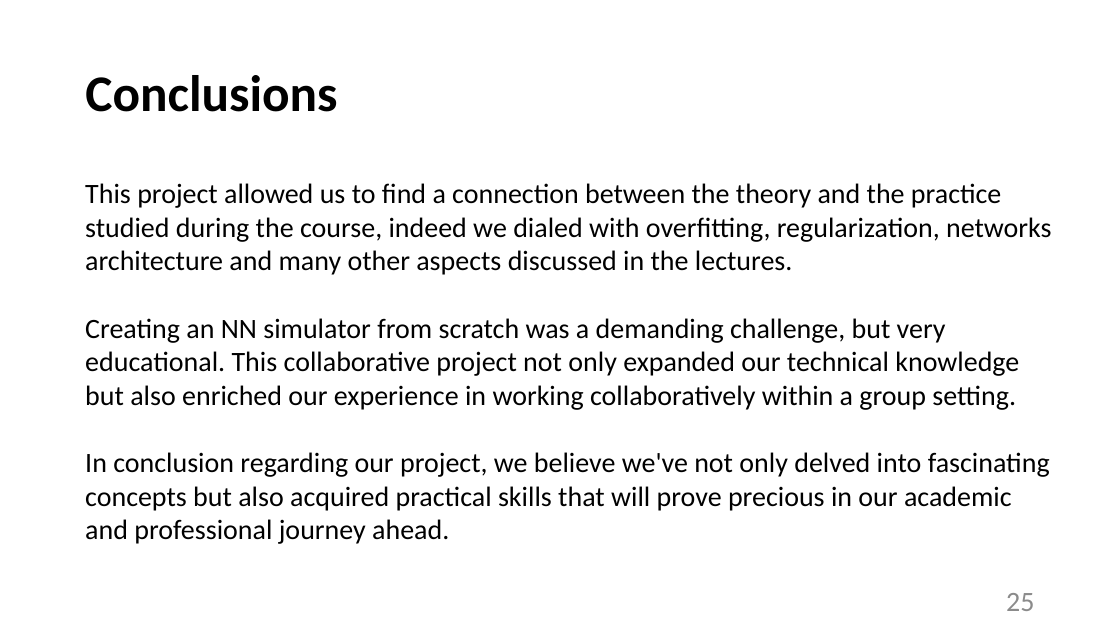
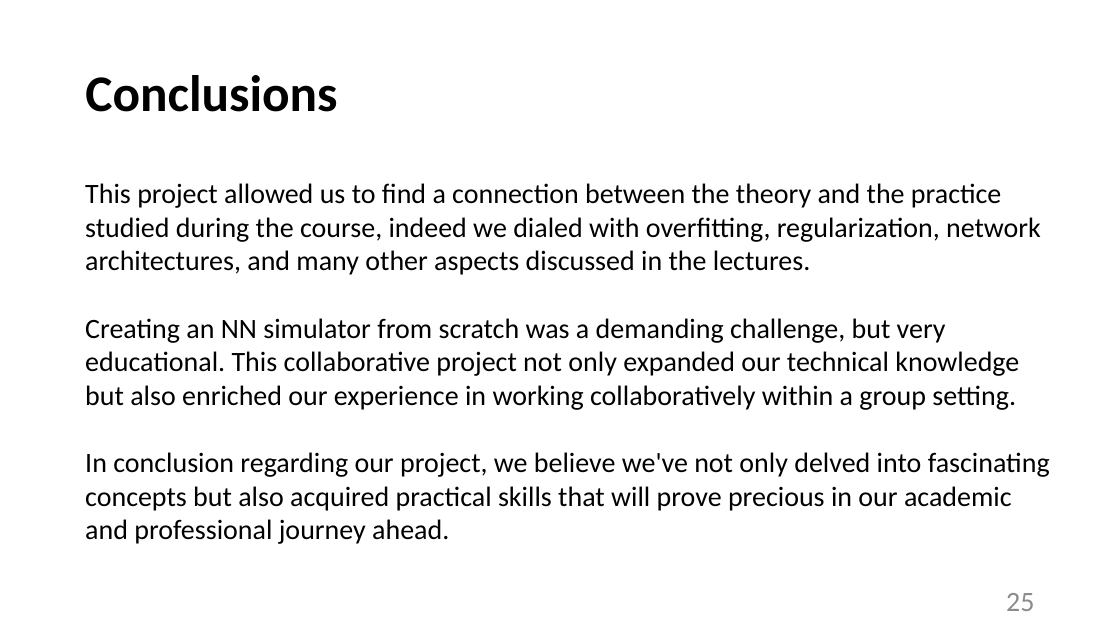
Before and after one commit to tommasoDR/NN-Implementation, a slide deck: slide 25 of Report.pptx. Drawn at 1120x630 pixels with LibreOffice and Linux fonts; fonts in the diff are those of the drawing. Boxes give left, top, right and bottom in pixels: in the first picture for what was removed or moved away, otherwise in the second. Text is boxed around its words. In the diff, an @@ line names an element or a change of style, - is before the commit and + after.

```diff
--- a/Report.pptx
+++ b/Report.pptx
@@ text at (85,183,1041,275): text changed @@
-This project allowed us to find a connection between the theory and the practice studied during the course, indeed we dialed with overfitting, regularization, networks architecture and many other aspects discussed in the lectures.
+This project allowed us to find a connection between the theory and the practice studied during the course, indeed we dialed with overfitting, regularization, network architectures, and many other aspects discussed in the lectures.
```
Also in this commit, not shown: 4 other slides changed.
